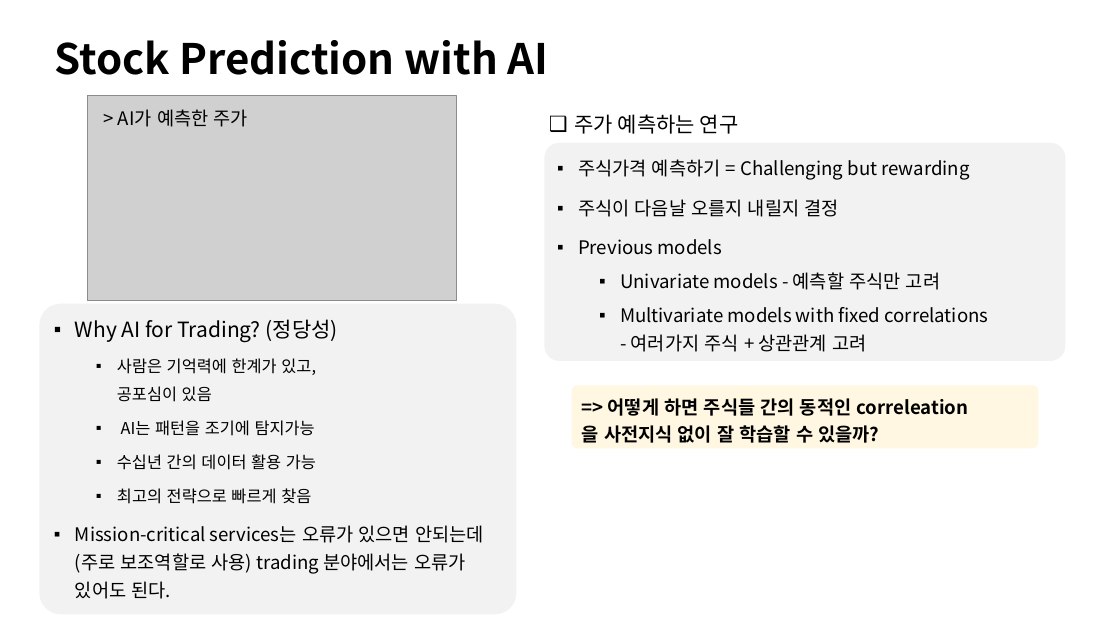
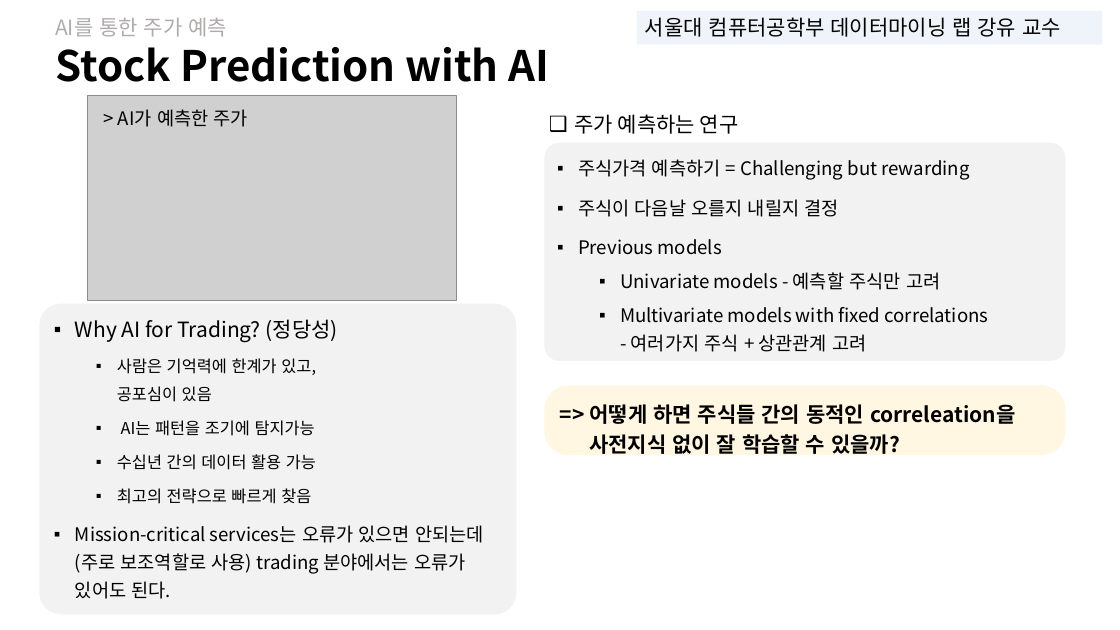
Before and after one commit to sohee98/DeepLearning_study, a slide deck: slide 5 of 미팅 자료/1주차(220316)-세미나영상요약.pptx. Drawn at 1120x630 pixels with LibreOffice and Linux fonts; fonts in the diff are those of the drawing; grey boxes stand for pictures. Boxes give left, top, right and bottom in pixels: in the first picture for what was removed or moved away, otherwise in the second. Text is boxed around its words. In the diff, an @@ line names an element or a change of style, - is before the commit and + after.

```diff
--- a/미팅 자료/1주차(220316)-세미나영상요약.pptx
+++ b/미팅 자료/1주차(220316)-세미나영상요약.pptx
@@ text added at bbox=[55, 18, 227, 37], 18 pt, text #AFABAB @@
+AI를 통한 주가 예측
@@ rectangle added at bbox=[637, 11, 1102, 45], fill #DEEBF7 at 50% opacity, 18 pt, text #030303 @@
+서울대 컴퓨터공학부 데이터마이닝 랩 강유 교수
@@ title "Stock Prediction with AI": place and size @@
-title "Stock Prediction with AI" at bbox=[54, 40, 549, 75]
+title "Stock Prediction with AI" at bbox=[55, 47, 549, 82]
@@ rounded rectangle "=> 어떻게 하면 주식들 간의 ...": place and size @@
-rounded rectangle "=> 어떻게 하면 주식들 간의 ..." at bbox=[571, 386, 1038, 449]
+rounded rectangle "=> 어떻게 하면 주식들 간의 ..." at bbox=[544, 386, 1065, 455]
@@ rounded rectangle "=> 어떻게 하면 주식들 간의 ..." at bbox=[544, 386, 1065, 455]: size 16 to 18 pt; proportions changed @@
```
Also in this commit, not shown: 7 other slides changed, 7 other files.
